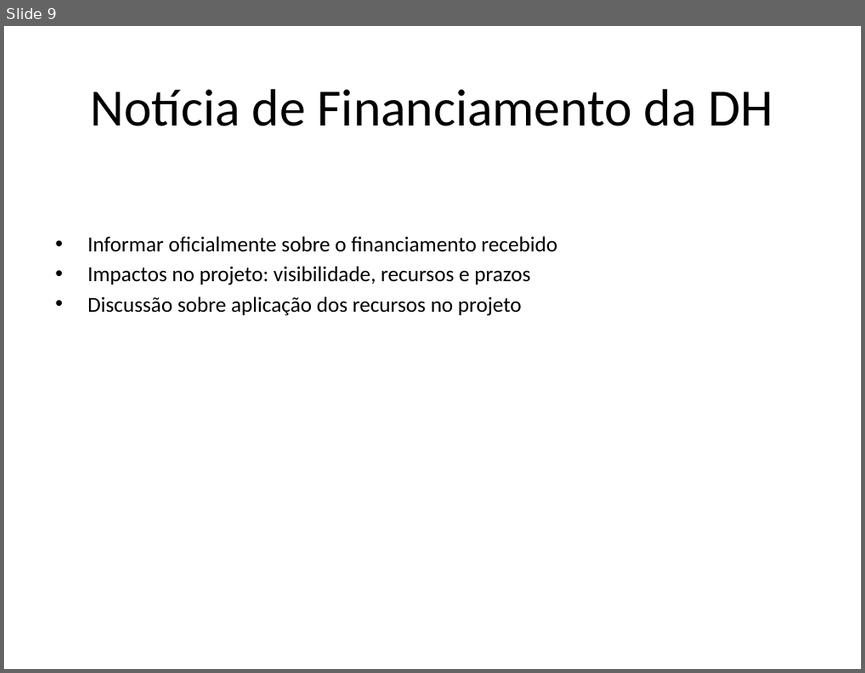
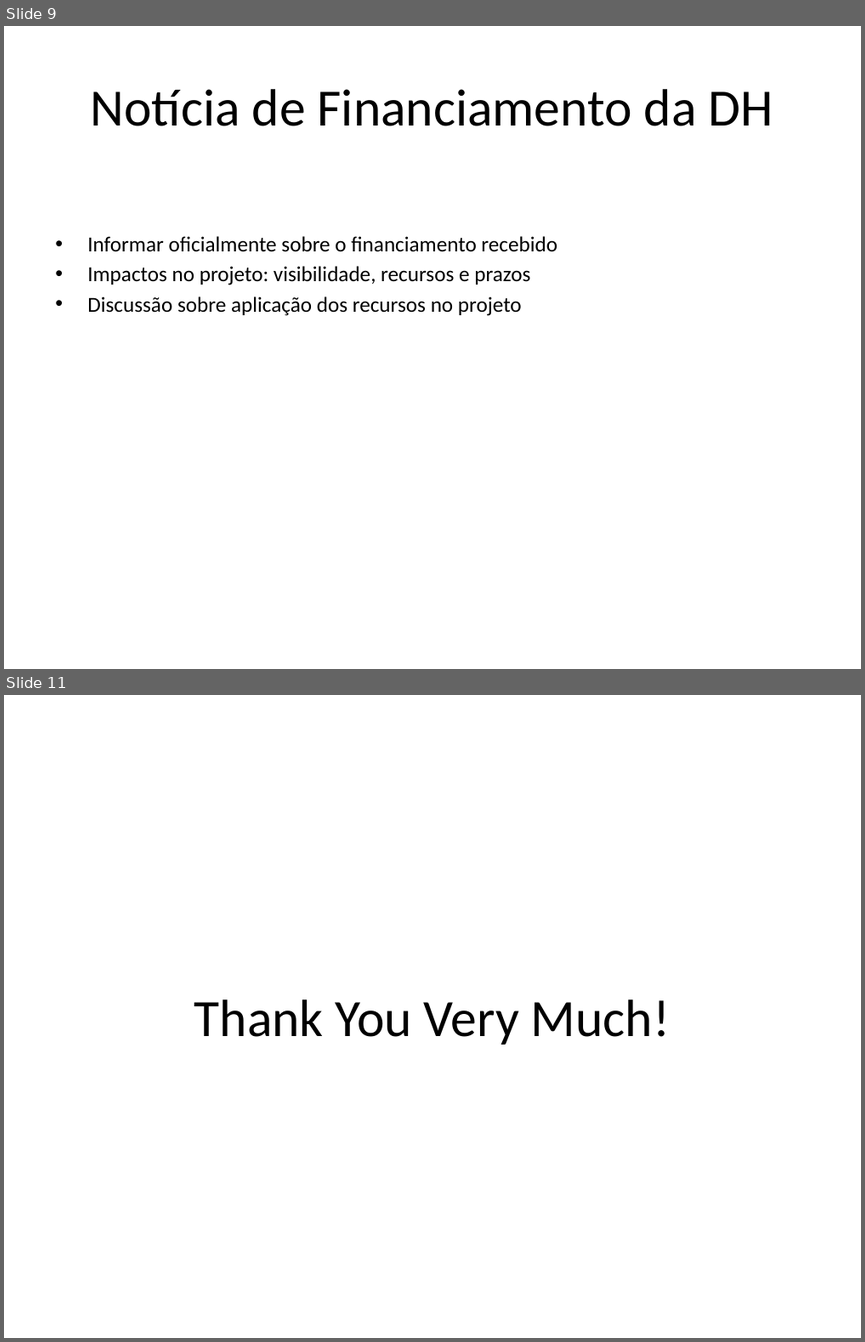
Before and after one commit to ATOM-Arm/docs, a slide deck: meetings/6th_Weekly copy/Roteiro_Reuniao_Projeto_ATOM_Agil.pptx. Shown one above the other, each under a label of ours: slide 9 before the commit, slides 9 and 11 after it; the slides between them are not shown. The pictures are 865x673 and 865x1342 pixels, drawn with LibreOffice and Linux fonts; fonts in the diff are those of the drawing. Boxes give left, top, right and bottom in pixels: in the first picture for what was removed or moved away, otherwise in the second. Text is boxed around its words. In the diff, an @@ line names an element or a change of style, - is before the commit and + after.

```diff
--- a/meetings/6th_Weekly copy/Roteiro_Reuniao_Projeto_ATOM_Agil.pptx
+++ b/meetings/6th_Weekly copy/Roteiro_Reuniao_Projeto_ATOM_Agil.pptx
@@ slide 11 added at [4, 695, 861, 1338], background #FFFFFF @@
@@ title added at [194, 999, 670, 1044], 44 pt, text #000000 @@
+Thank You Very Much!
```
Also in this commit, not shown: 3 slides changed, 3 other slides added, 4 slides removed.
